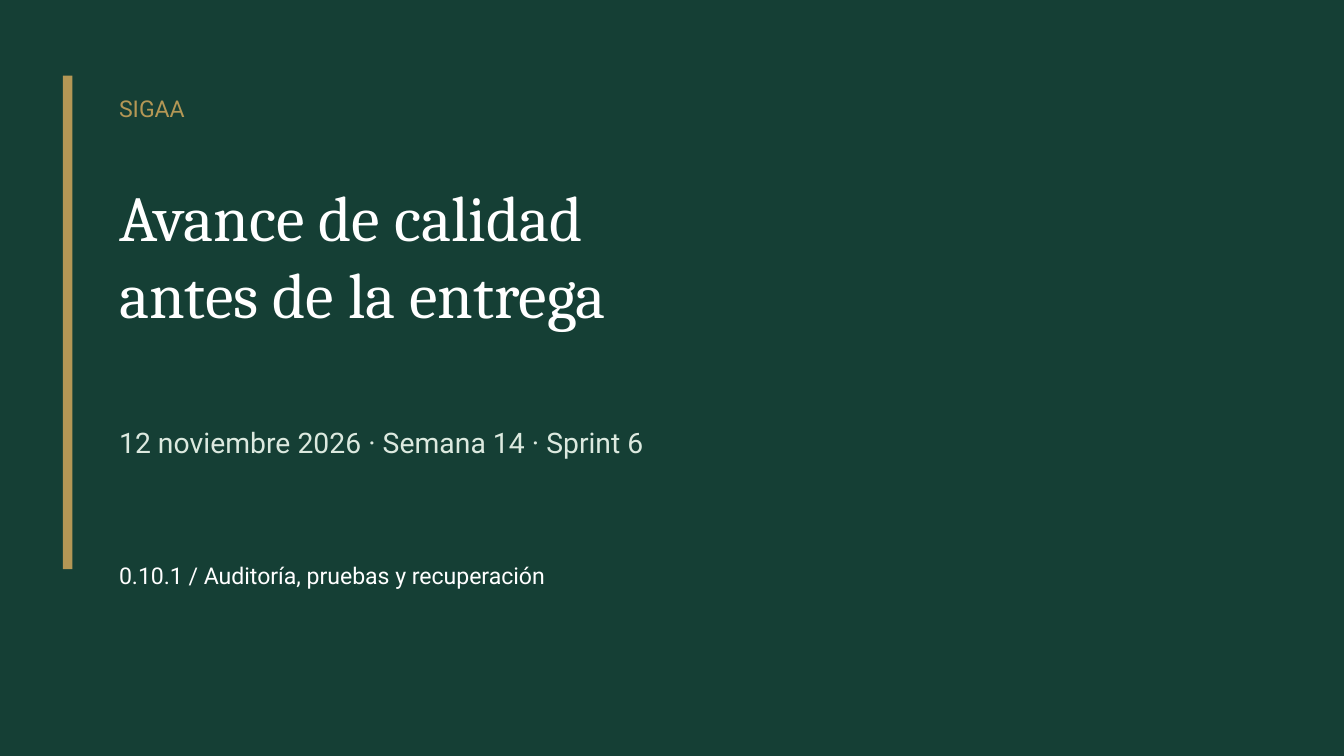
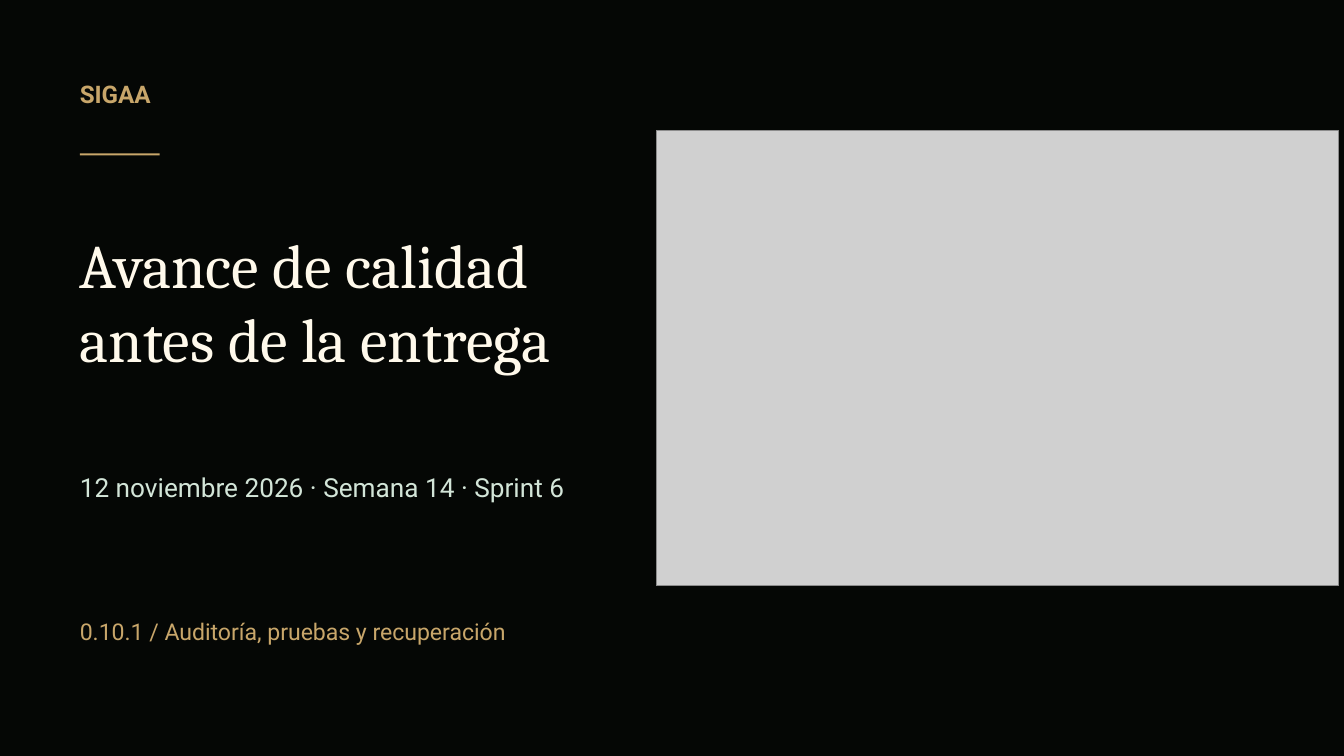
Before and after one commit to joellopez775/SIGAA-Capstone-2026, a slide deck: slide 1 of Fase 2/Evidencias Proyecto/SIGAA/output/presentaciones/Avance SIGAA - 12 noviembre 2026.pptx. Drawn at 1344x756 pixels with LibreOffice and Linux fonts; fonts in the diff are those of the drawing; grey boxes stand for pictures. Boxes give left, top, right and bottom in pixels: in the first picture for what was removed or moved away, otherwise in the second. Text is boxed around its words. In the diff, an @@ line names an element or a change of style, - is before the commit and + after.

Commit message:
Mejora el diseño de la presentación de avance

```diff
--- a/Fase 2/Evidencias Proyecto/SIGAA/output/presentaciones/Avance SIGAA - 12 noviembre 2026.pptx
+++ b/Fase 2/Evidencias Proyecto/SIGAA/output/presentaciones/Avance SIGAA - 12 noviembre 2026.pptx
@@ background #153F35 to #050705 @@
@@ rectangle removed at <box>63,76,72,570</box> @@
@@ text "SIGAA": place and size @@
-text "SIGAA" at <box>119,100,185,117</box>
+text "SIGAA" at <box>80,85,151,104</box>
@@ text "SIGAA" at <box>80,85,151,104</box>: size 16.5 to 17.2 pt, text colour #B49755 to #C8A66A, bold on; vertical alignment top to middle @@
@@ picture added at <box>656,131,1339,586</box> @@
@@ rectangle added at <box>80,153,159,155</box>, fill #C8A66A @@
@@ text "Avance de calidad": place and size @@
-text "Avance de calidad" at <box>119,196,606,332</box>
+text "Avance de calidad" at <box>80,245,551,376</box>
@@ text "Avance de calidad" at <box>80,245,551,376</box>: size 45.8 to 44.2 pt, text colour #FFFFFF to #FFF9EB; vertical alignment top to middle @@
@@ text "12 noviembre 2026 · Semana ...": place and size @@
-text "12 noviembre 2026 · Semana ..." at <box>119,431,643,459</box>
+text "12 noviembre 2026 · Semana ..." at <box>80,477,564,503</box>
@@ text "12 noviembre 2026 · Semana ..." at <box>80,477,564,503</box>: size 20.2 to 18.8 pt, text colour #DCE9DF to #D3E5D8; vertical alignment top to middle @@
@@ text "0.10.1 / Auditoría, pruebas y ...": place and size @@
-text "0.10.1 / Auditoría, pruebas y ..." at <box>119,566,545,589</box>
+text "0.10.1 / Auditoría, pruebas y ..." at <box>80,622,506,645</box>
@@ text "0.10.1 / Auditoría, pruebas y ..." at <box>80,622,506,645</box>: text colour #FFFFFF to #C8A66A; vertical alignment top to middle @@
```
Also in this commit, not shown: 11 other slides changed, 2 other files.
